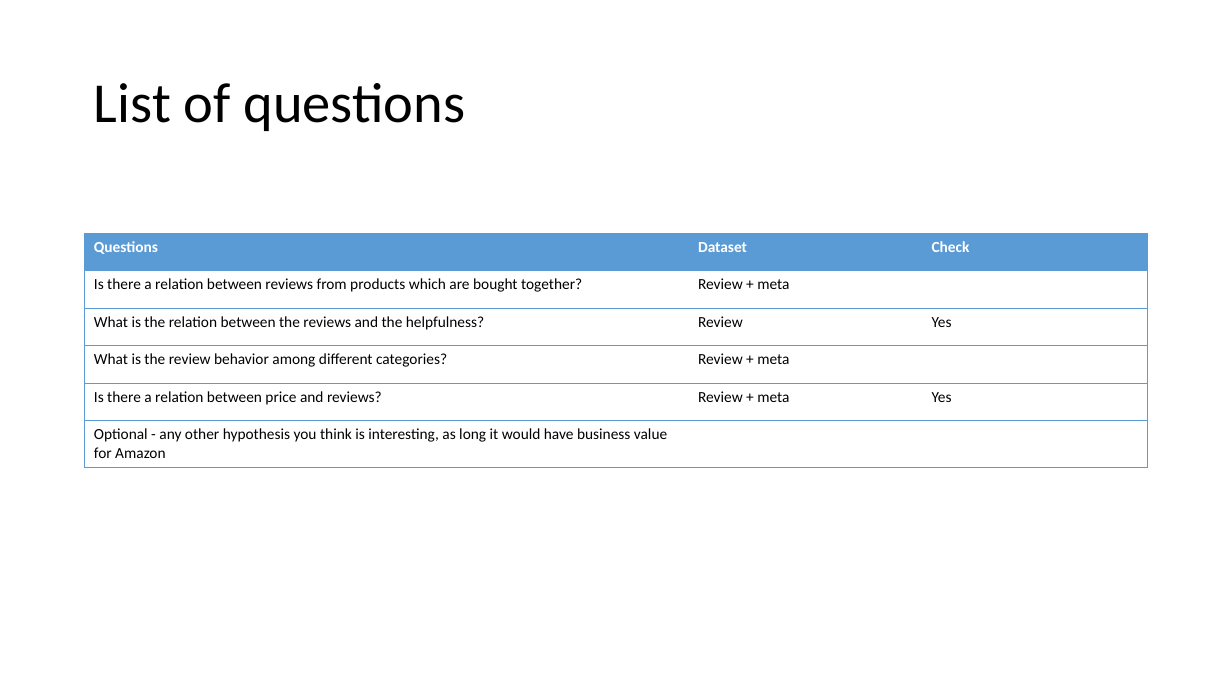
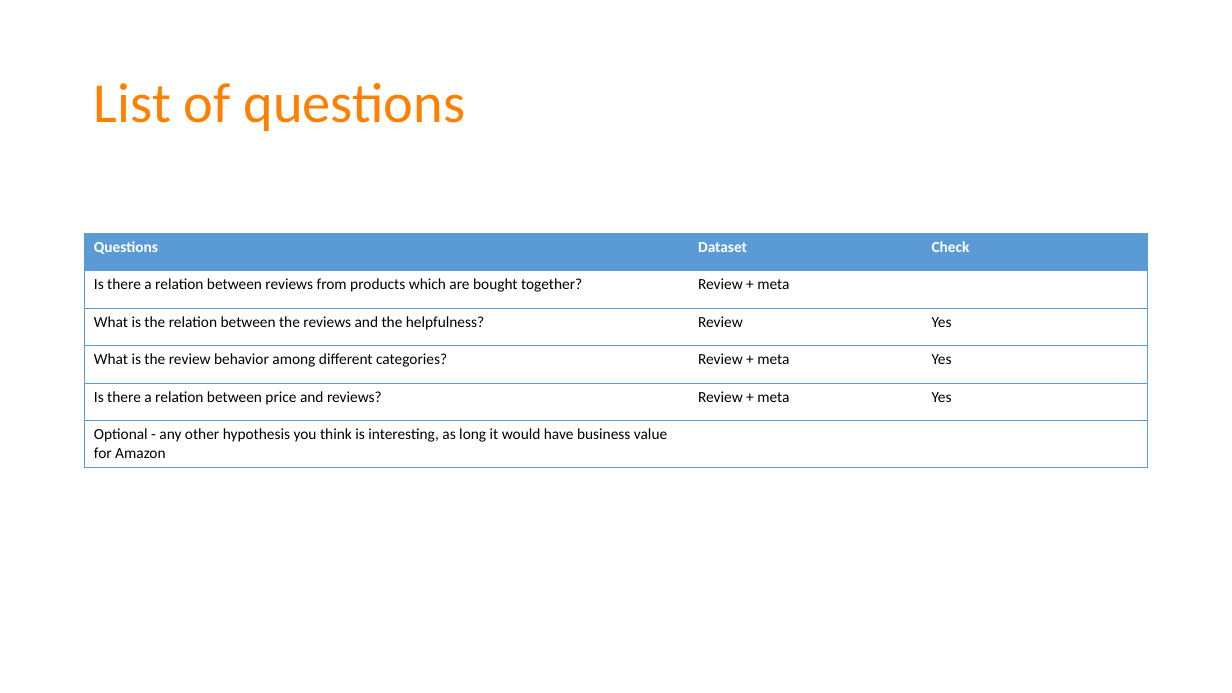
Before and after one commit to joyceXD/product-review, a slide deck: slide 3 of presentation/Product review analysis.pptx. Drawn at 1232x693 pixels with LibreOffice and Linux fonts; fonts in the diff are those of the drawing. Boxes give left, top, right and bottom in pixels: in the first picture for what was removed or moved away, otherwise in the second. Text is boxed around its words. In the diff, an @@ line names an element or a change of style, - is before the commit and + after.

```diff
--- a/presentation/Product review analysis.pptx
+++ b/presentation/Product review analysis.pptx
@@ title "List of questions" at (x1=94, y1=83, x2=465, y2=131): text colour #000000 to #FF8000 @@
@@ table at (x1=85, y1=233, x2=1148, y2=467) @@
-row 4, column 3: 
+row 4, column 3: Yes
```
Also in this commit, not shown: 4 other slides changed, 2 slides added, 1 slide removed, 7 other files.
